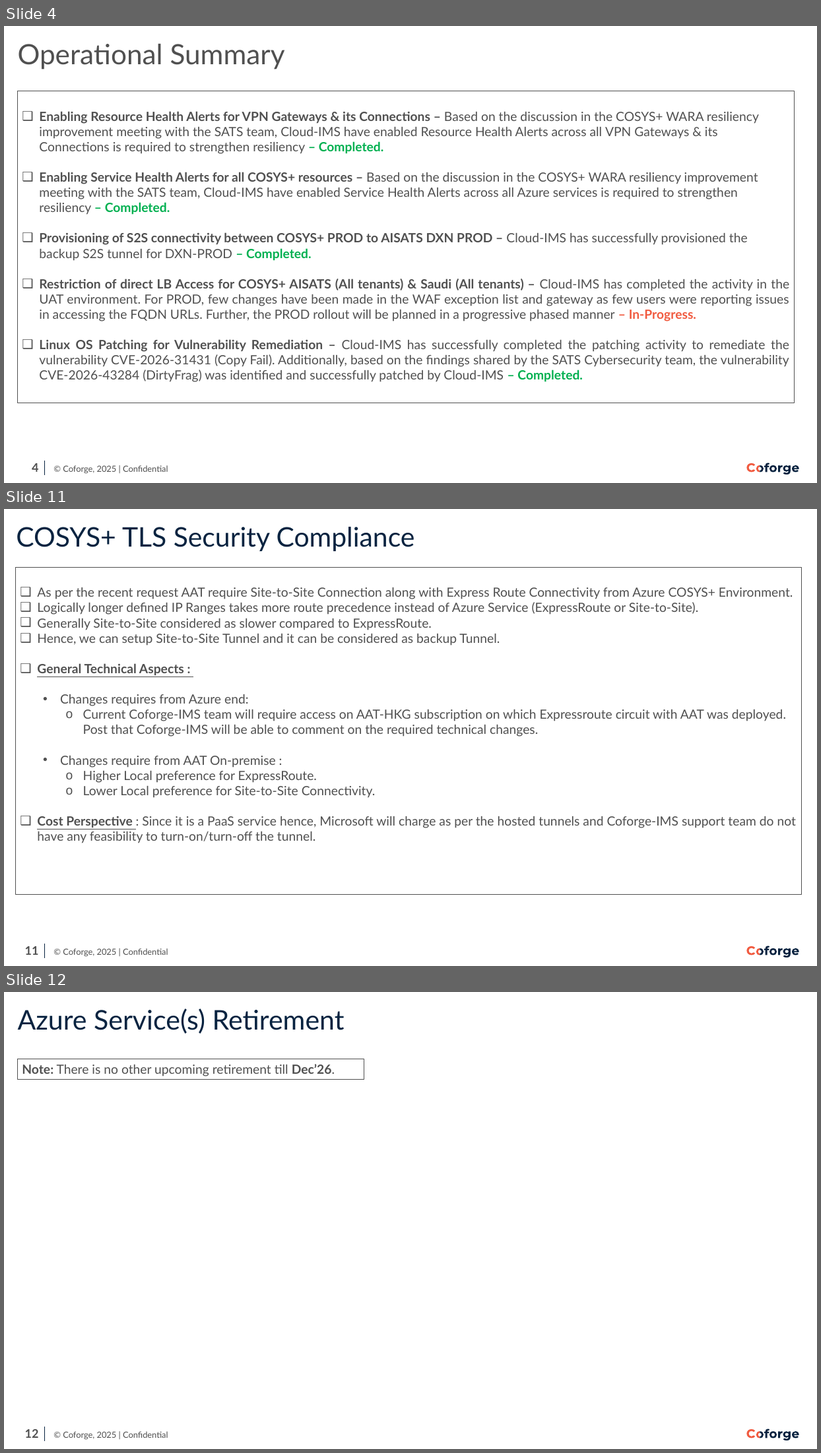
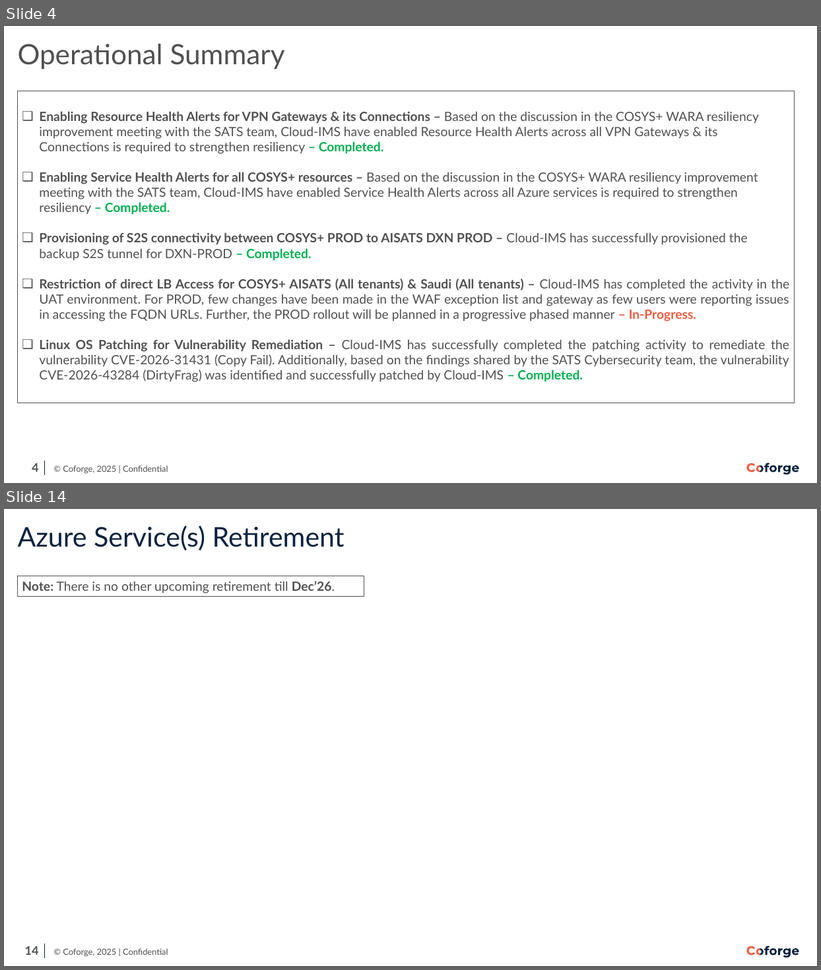
Before and after one commit to Ashu-tosh-Padhi/AshutoshPortfolio, a slide deck: SATS_Bi-Monthly Infra Review_June'26.pptx. Shown one above the other, each under a label of ours: slides 4, 11 and 12 before the commit, slides 4 and 14 after it; the slides between them are not shown. The pictures are 821x1453 and 821x970 pixels, drawn with LibreOffice and Linux fonts; fonts in the diff are those of the drawing; background and template pictures are left out. Boxes give left, top, right and bottom in pixels: in the first picture for what was removed or moved away, otherwise in the second. Text is boxed around its words. In the diff, an @@ line names an element or a change of style, - is before the commit and + after.

```diff
--- a/SATS_Bi-Monthly Infra Review_June'26.pptx
+++ b/SATS_Bi-Monthly Infra Review_June'26.pptx
@@ slide 11 removed at <box>4,509,817,966</box>, background #FFFFFF; not listed: 11 template elements that a slide beside it also shows @@
@@ title removed at <box>16,527,415,551</box> @@
-COSYS+ TLS Security Compliance
@@ rectangle removed at <box>15,567,801,895</box> @@
-❑ As per the recent request AAT require Site-to-Site Connection along with Express Route Connectivity from Azure COSYS+ Environment.
-❑ Logically longer defined IP Ranges takes more route precedence instead of Azure Service (ExpressRoute or Site-to-Site).
-❑ Generally Site-to-Site considered as slower compared to ExpressRoute.
-❑ Hence, we can setup Site-to-Site Tunnel and it can be considered as backup Tunnel.
-❑ General Technical Aspects :
-  • Changes requires from Azure end:
-    o Current Coforge-IMS team will require access on AAT-HKG subscription on which Expressroute circuit with AAT was deployed. Post that Coforge-IMS will be able to comment on the required technical changes.
-  • Changes require from AAT On-premise :
-    o Higher Local preference for ExpressRoute.
-    o Lower Local preference for Site-to-Site Connectivity.
-❑ Cost Perspective : Since it is a PaaS service hence, Microsoft will charge as per the hosted tunnels and Coforge-IMS support team do not have any feasibility to turn-on/turn-off the tunnel.
@@ what was slide 12 is now slide 14 @@
@@ page number at <box>25,947,39,955</box>: text changed @@
-12
+14
```
Also in this commit, not shown: 7 slides changed, 4 slides added, 1 other slide removed.
